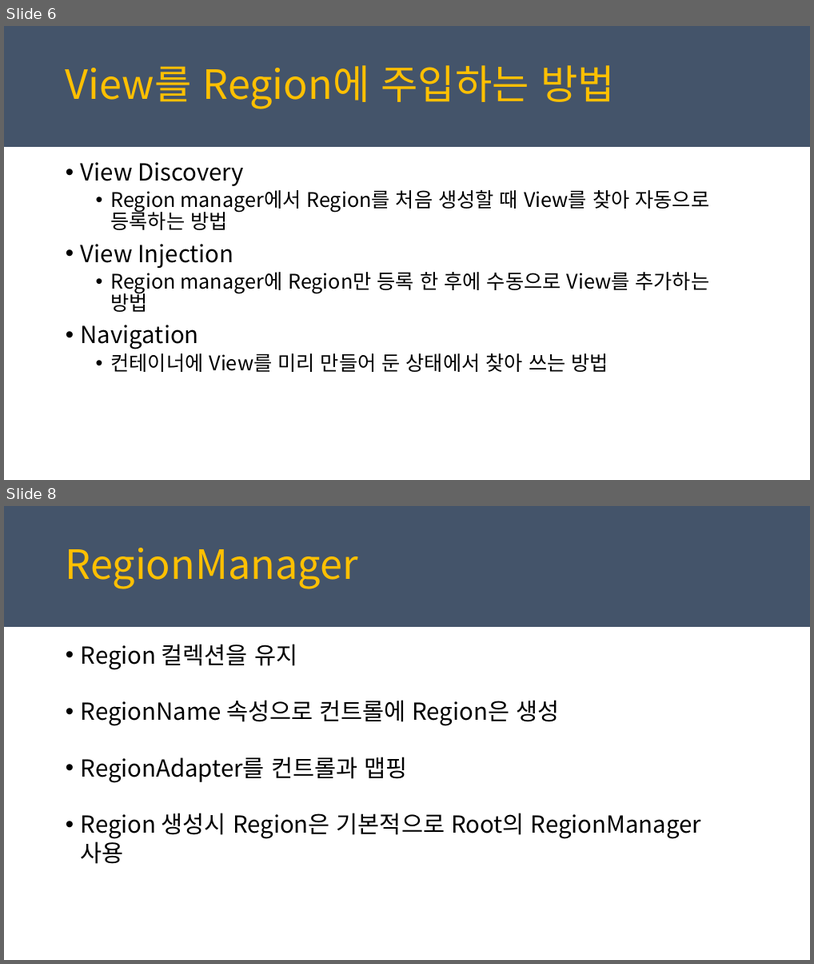
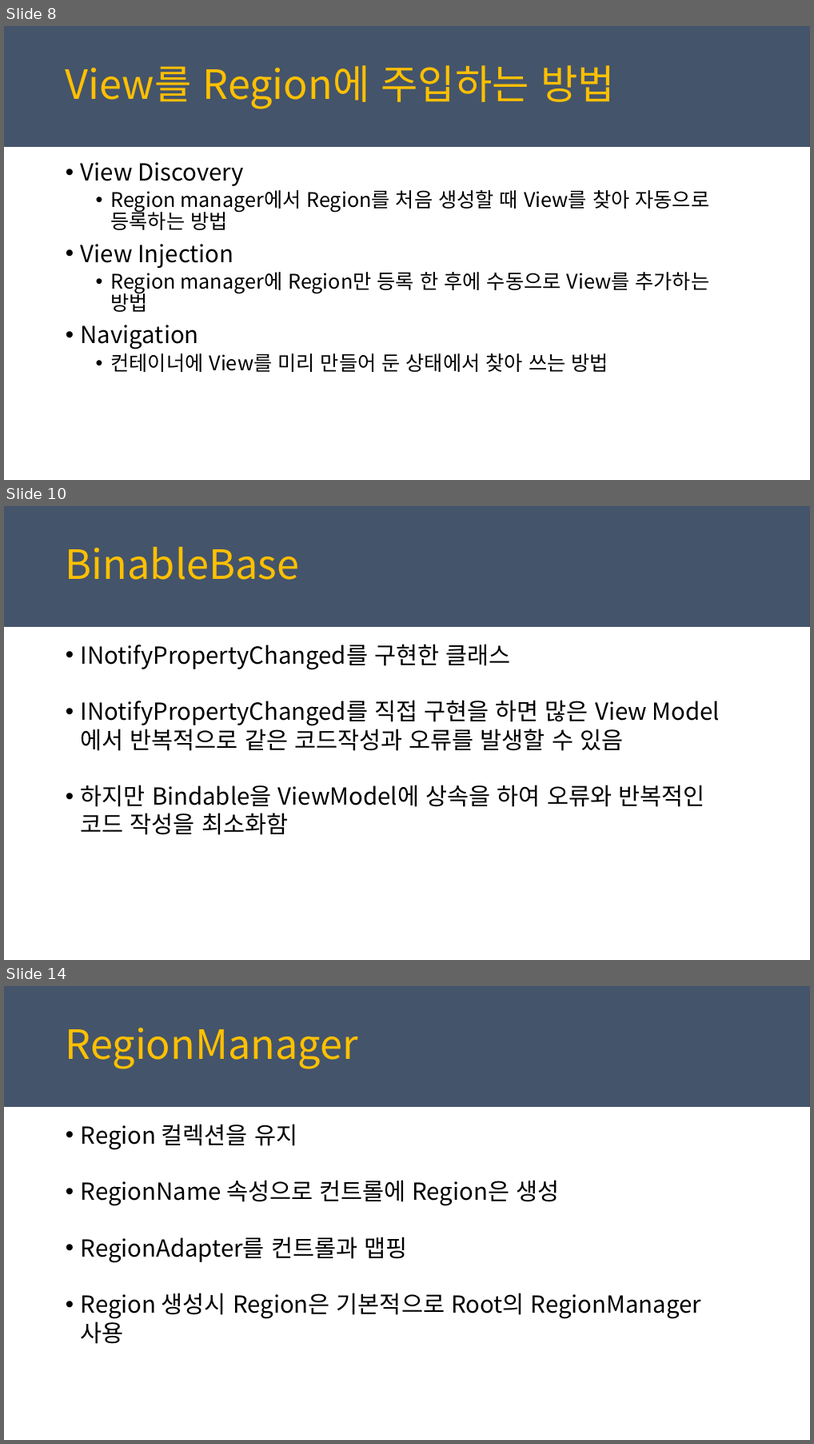
Before and after one commit to juniair/Summary-PPT, a slide deck: PRISM_통합.pptx. Shown one above the other, each under a label of ours: slides 6 and 8 before the commit, slides 8, 10 and 14 after it; the slides between them are not shown. The pictures are 814x964 and 814x1444 pixels, drawn with LibreOffice and Linux fonts; fonts in the diff are those of the drawing. Boxes give left, top, right and bottom in pixels: in the first picture for what was removed or moved away, otherwise in the second. Text is boxed around its words. In the diff, an @@ line names an element or a change of style, - is before the commit and + after.

```diff
--- a/PRISM_통합.pptx
+++ b/PRISM_통합.pptx
@@ slide 10 added at (x1=4, y1=506, x2=810, y2=960), background #FFFFFF; not listed: 1 template element that a slide beside it also shows @@
@@ text added at (x1=66, y1=547, x2=299, y2=580), 48 pt, text #FFC000 @@
+BinableBase
@@ text added at (x1=81, y1=644, x2=705, y2=835), 28 pt, text #000000 @@
+• INotifyPropertyChanged를 구현한 클래스
+• INotifyPropertyChanged를 직접 구현을 하면 많은 View Model에서 반복적으로 같은 코드작성과 오류를 발생할 수 있음
+• 하지만 Bindable을 ViewModel에 상속을 하여 오류와 반복적인 코드 작성을 최소화함
@@ what was slide 6 is now slide 8 @@
@@ what was slide 8 is now slide 14 @@
```
Also in this commit, not shown: 5 slides changed, 5 other slides added, 1 slide removed, 52 other files.
